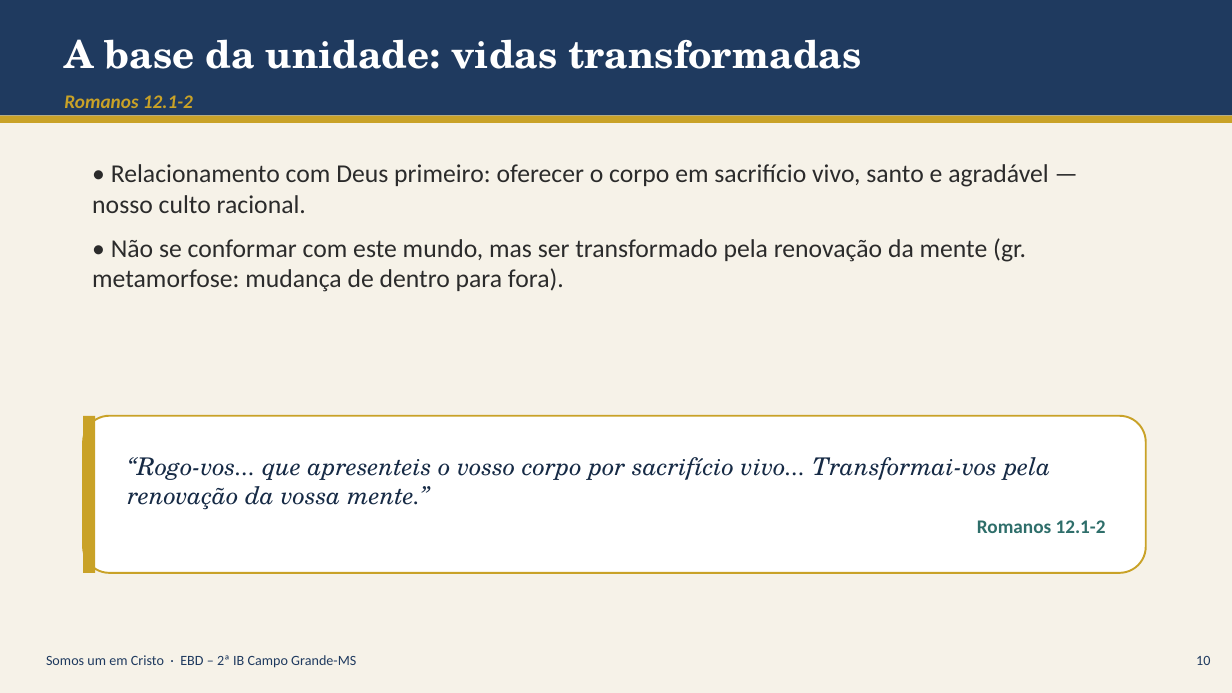
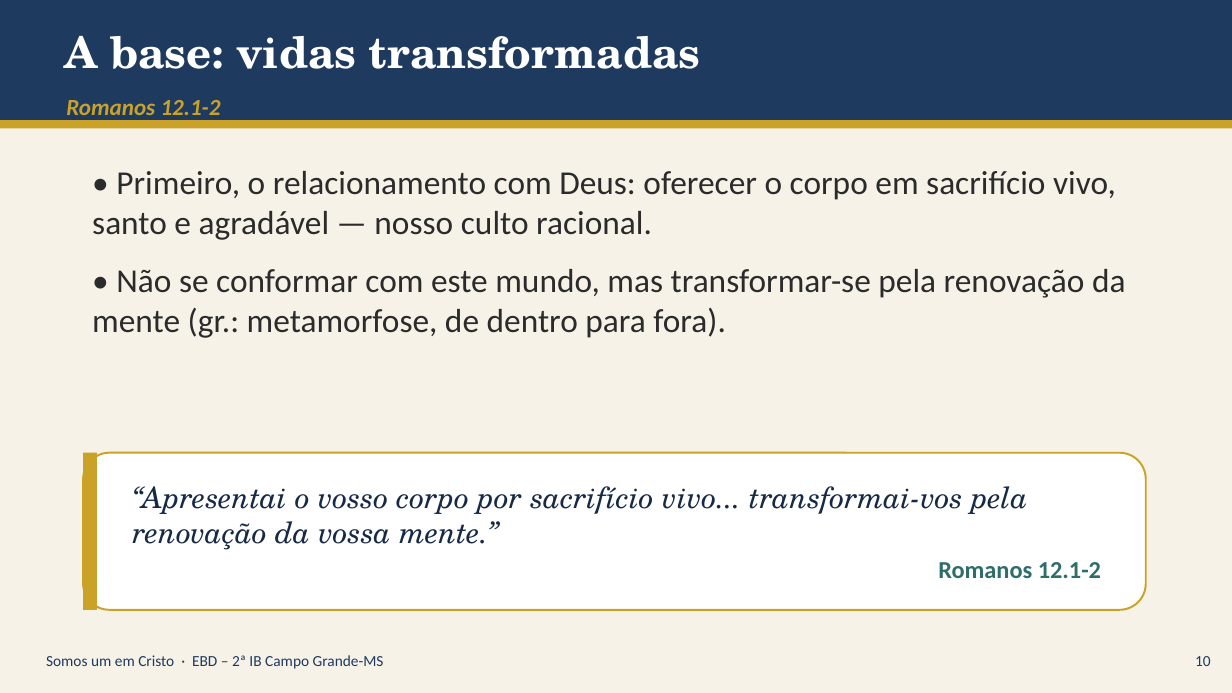
Before and after one commit to aluizio-netizen/campaign-3, a slide deck: slide 10 of aula-somos-um-em-cristo/Somos_um_em_Cristo_apresentacao.pptx. Drawn at 1232x693 pixels with LibreOffice and Linux fonts; fonts in the diff are those of the drawing. Boxes give left, top, right and bottom in pixels: in the first picture for what was removed or moved away, otherwise in the second. Text is boxed around its words. In the diff, an @@ line names an element or a change of style, - is before the commit and + after.

```diff
--- a/aula-somos-um-em-cristo/Somos_um_em_Cristo_apresentacao.pptx
+++ b/aula-somos-um-em-cristo/Somos_um_em_Cristo_apresentacao.pptx
@@ rectangle resized from (x1=0, y1=0, x2=1232, y2=116) to (x1=0, y1=0, x2=1232, y2=120) @@
@@ text at (x1=64, y1=36, x2=701, y2=69): text changed; size 30 to 34 pt @@
-A base da unidade: vidas transformadas
+A base: vidas transformadas
@@ text "Romanos 12.1-2" at (x1=66, y1=100, x2=221, y2=121): size 15 to 18 pt @@
@@ rectangle moved from (x1=0, y1=116, x2=1232, y2=123) to (x1=0, y1=120, x2=1232, y2=128) @@
@@ text at (x1=92, y1=171, x2=1126, y2=338): text changed; size 20 to 26 pt @@
-• Relacionamento com Deus primeiro: oferecer o corpo em sacrifício vivo, santo e agradável — nosso culto racional.
-• Não se conformar com este mundo, mas ser transformado pela renovação da mente (gr. metamorfose: mudança de dentro para fora).
+• Primeiro, o relacionamento com Deus: oferecer o corpo em sacrifício vivo, santo e agradável — nosso culto racional.
+• Não se conformar com este mundo, mas transformar-se pela renovação da mente (gr.: metamorfose, de dentro para fora).
@@ rounded rectangle "“Apresentai o vosso corpo por ..." moved from (x1=83, y1=416, x2=1146, y2=573) to (x1=83, y1=453, x2=1146, y2=610) @@
@@ rectangle moved from (x1=83, y1=416, x2=95, y2=573) to (x1=83, y1=453, x2=97, y2=610) @@
@@ text in rounded rectangle at (x1=132, y1=486, x2=1028, y2=550): text changed; size 19 to 23 pt @@
-“Rogo-vos... que apresenteis o vosso corpo por sacrifício vivo... Transformai-vos pela renovação da vossa mente.”
+“Apresentai o vosso corpo por sacrifício vivo... transformai-vos pela renovação da vossa mente.”
@@ text in rounded rectangle at (x1=938, y1=562, x2=1101, y2=578): size 15 to 19 pt in "Romanos 12.1-2" @@
@@ text "Somos um em Cristo · ..." at (x1=46, y1=655, x2=384, y2=669): size 11 to 12 pt @@
@@ text "10" at (x1=1195, y1=656, x2=1211, y2=666): size 11 to 12 pt @@
```
Also in this commit, not shown: 21 other slides changed, 1 other file.
